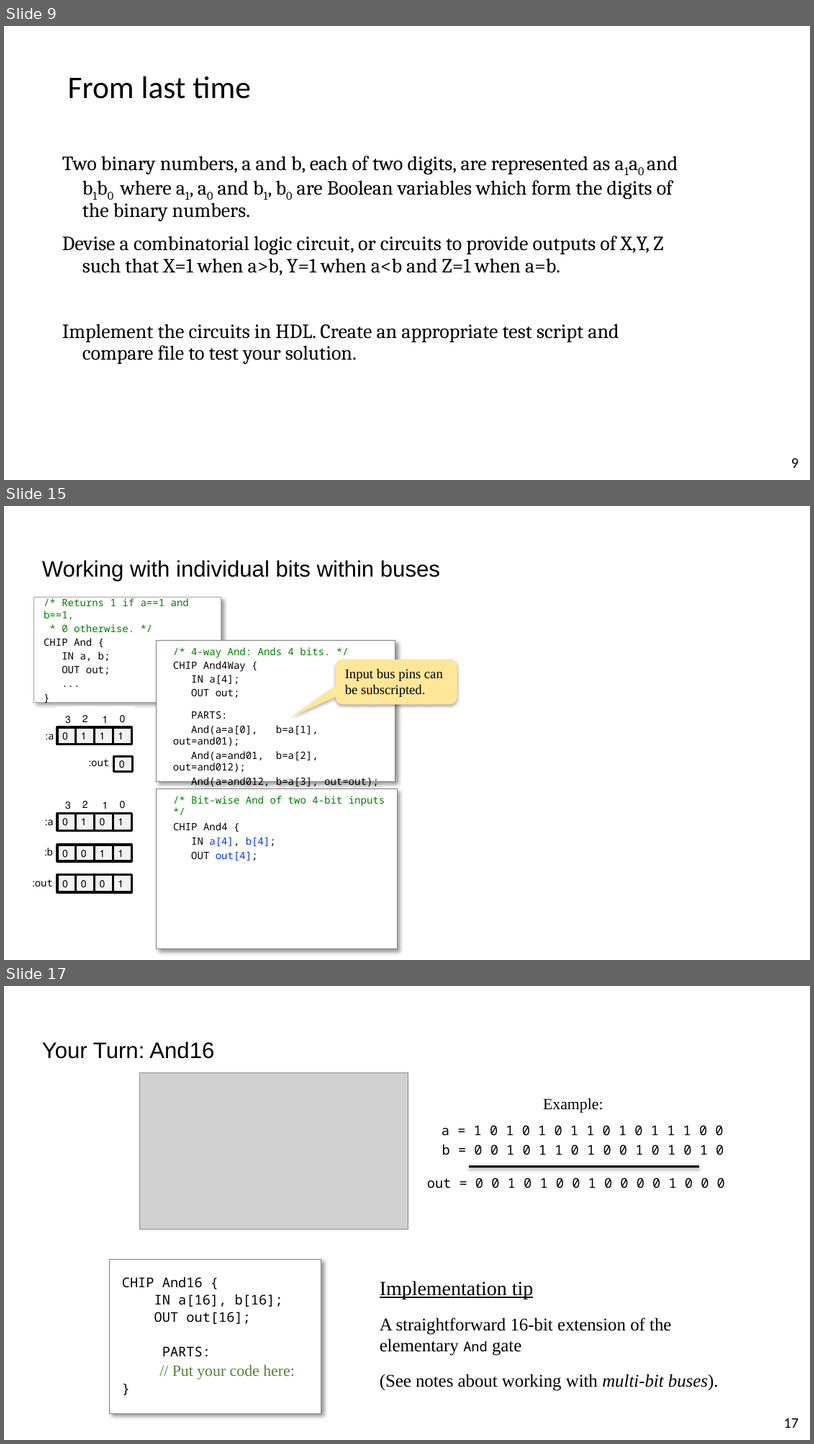
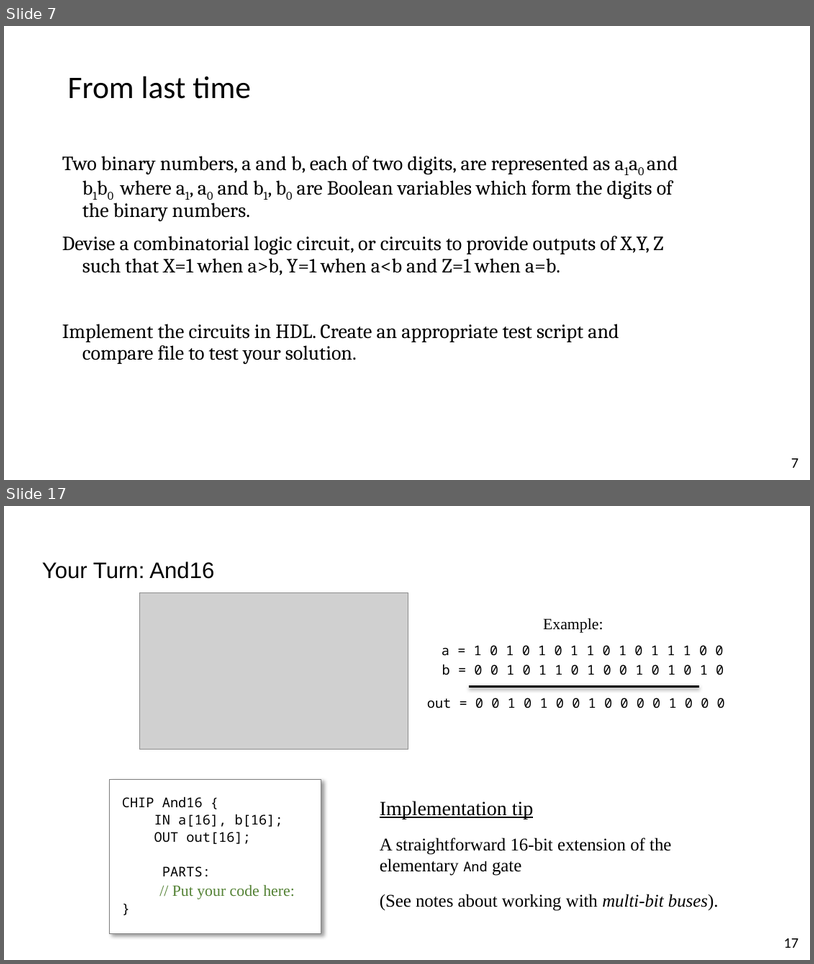
Before and after one commit to vcboy1/Leeds, a slide deck: 26fall/1860/Lecture/Week1.5/Lab 1.5.2 HDL & CAD LAB 2.pptx. Shown one above the other, each under a label of ours: slides 9, 15 and 17 before the commit, slides 7 and 17 after it; the slides between them are not shown. The pictures are 814x1444 and 814x964 pixels, drawn with LibreOffice and Linux fonts; fonts in the diff are those of the drawing; grey boxes stand for pictures; background and template pictures are left out. Boxes give left, top, right and bottom in pixels: in the first picture for what was removed or moved away, otherwise in the second. Text is boxed around its words. In the diff, an @@ line names an element or a change of style, - is before the commit and + after.

```diff
--- a/26fall/1860/Lecture/Week1.5/Lab 1.5.2 HDL & CAD LAB 2.pptx
+++ b/26fall/1860/Lecture/Week1.5/Lab 1.5.2 HDL & CAD LAB 2.pptx
@@ slide 15 removed at [4, 506, 810, 960], background picture (left out) @@
@@ title removed at [42, 560, 440, 581] @@
-Working with individual bits within buses
@@ rectangle removed at [34, 597, 221, 702] @@
-/* Returns 1 if a==1 and b==1,
-* 0 otherwise. */
-CHIP And {
-IN a, b;
-OUT out;
-...
-}
@@ rectangle removed at [157, 641, 395, 782] @@
-/* 4-way And: Ands 4 bits. */
-CHIP And4Way {
-IN a[4];
-OUT out;
-PARTS:
-And(a=a[0], b=a[1], out=and01);
-And(a=and01, b=a[2], out=and012);
-And(a=and012, b=a[3], out=out);
-}
@@ rounded speech box removed at [336, 659, 458, 705] @@
-Input bus pins can be subscripted.
@@ group removed at [48, 706, 134, 771]: 9 rectangles, 2 texts @@
-a:
-1
-0
-1
-3
-2
-1
-0
-1
-out:
-0
@@ group removed at [35, 788, 398, 948]: 13 rectangles, 7 texts @@
-/* Bit-wise And of two 4-bit inputs */
-CHIP And4 {
-IN a[4], b[4];
-OUT out[4];
-a:
-1
-0
-1
-3
-2
-1
-0
-0
-b:
-1
-0
-0
-1
-out:
-1
-0
-0
-0
@@ what was slide 9 is now slide 7 @@
@@ page number at [792, 458, 799, 467]: text changed @@
-9
+7
```
Also in this commit, not shown: 12 slides changed, 1 slide added, 2 other slides removed, 20 other files.
